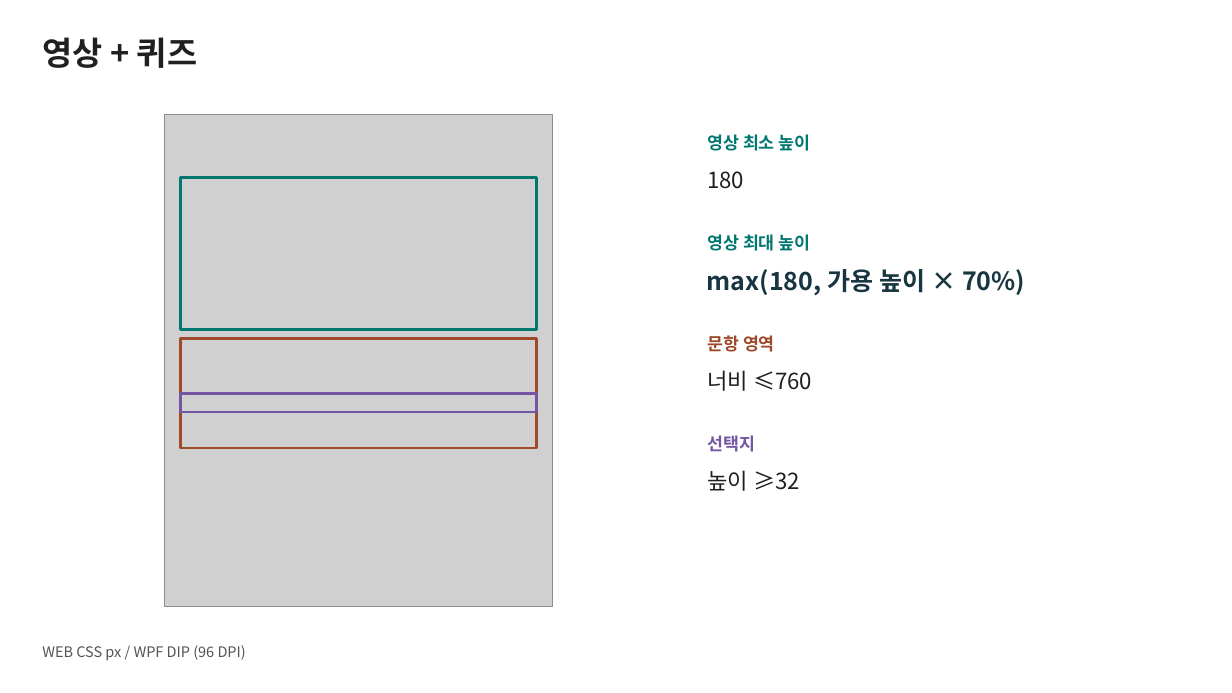
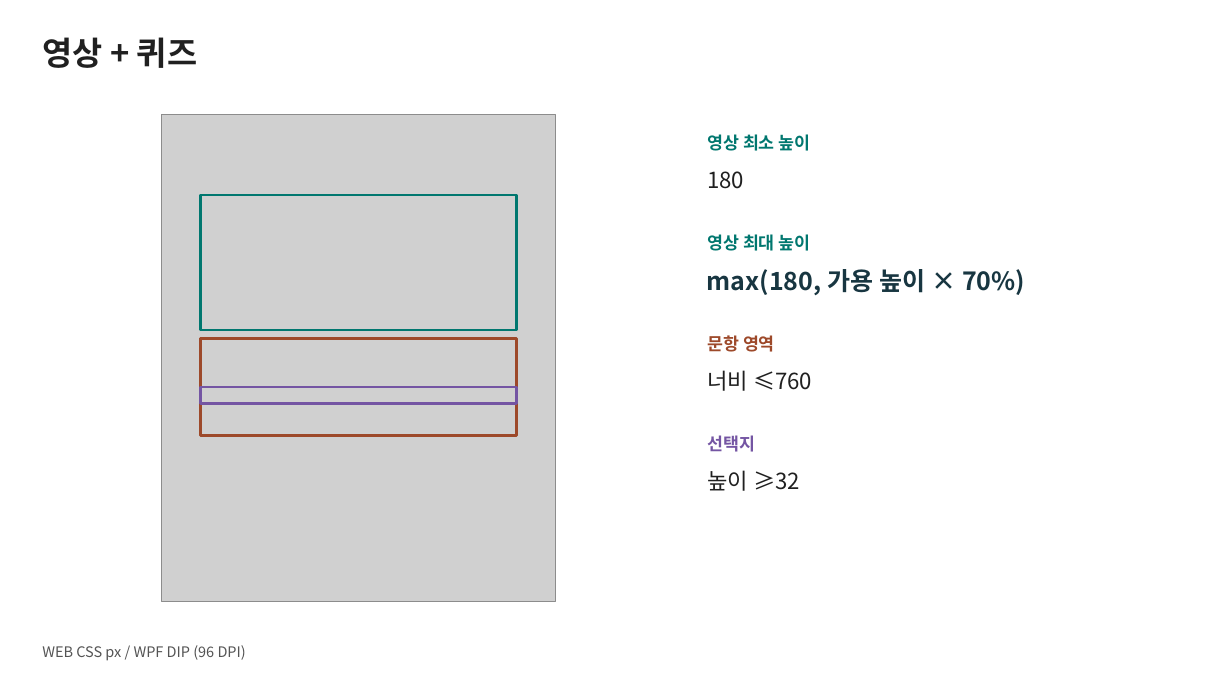
Before and after one commit to ok-sy/WPF_WindowsPopupWithC_proto, a slide deck: slide 8 of docs/design/61_popup_layout_guide/공통 팝업 UI 가이드 · WEB과 WPF.pptx. Drawn at 1232x693 pixels with LibreOffice and Linux fonts; fonts in the diff are those of the drawing; grey boxes stand for pictures. Boxes give left, top, right and bottom in pixels: in the first picture for what was removed or moved away, otherwise in the second. Text is boxed around its words. In the diff, an @@ line names an element or a change of style, - is before the commit and + after.

```diff
--- a/docs/design/61_popup_layout_guide/공통 팝업 UI 가이드 · WEB과 WPF.pptx
+++ b/docs/design/61_popup_layout_guide/공통 팝업 UI 가이드 · WEB과 WPF.pptx
@@ picture: place and size @@
-picture at (165, 115, 553, 607)
+picture at (162, 115, 556, 602)
@@ rectangle: place and size @@
-rectangle at (181, 177, 537, 329)
+rectangle at (201, 195, 517, 330)
@@ rectangle: place and size @@
-rectangle at (181, 339, 537, 448)
+rectangle at (201, 338, 517, 435)
@@ rectangle: place and size @@
-rectangle at (181, 394, 537, 412)
+rectangle at (201, 387, 517, 404)
```
Also in this commit, not shown: 7 other slides changed, 2 other files.
